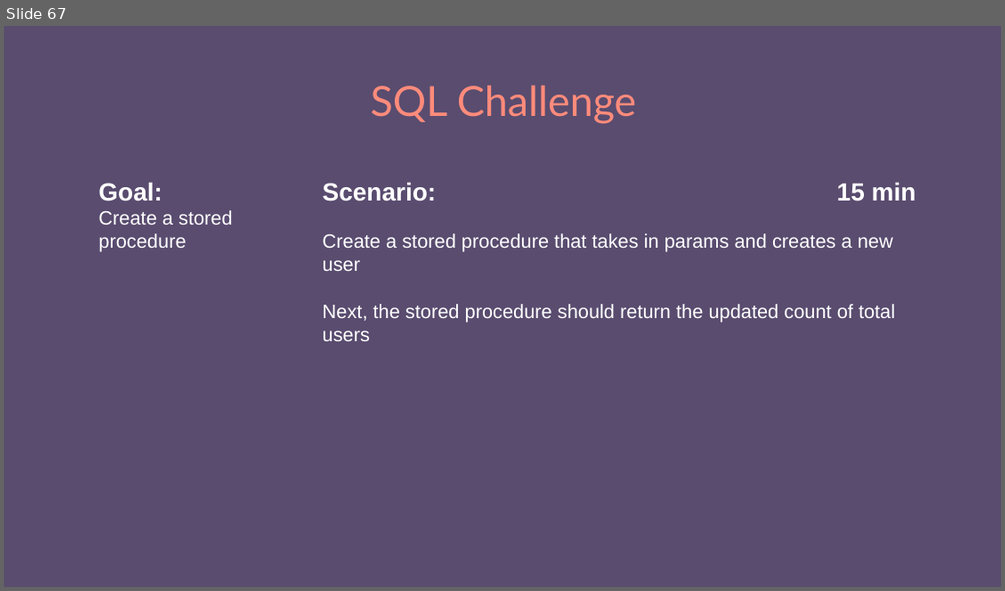
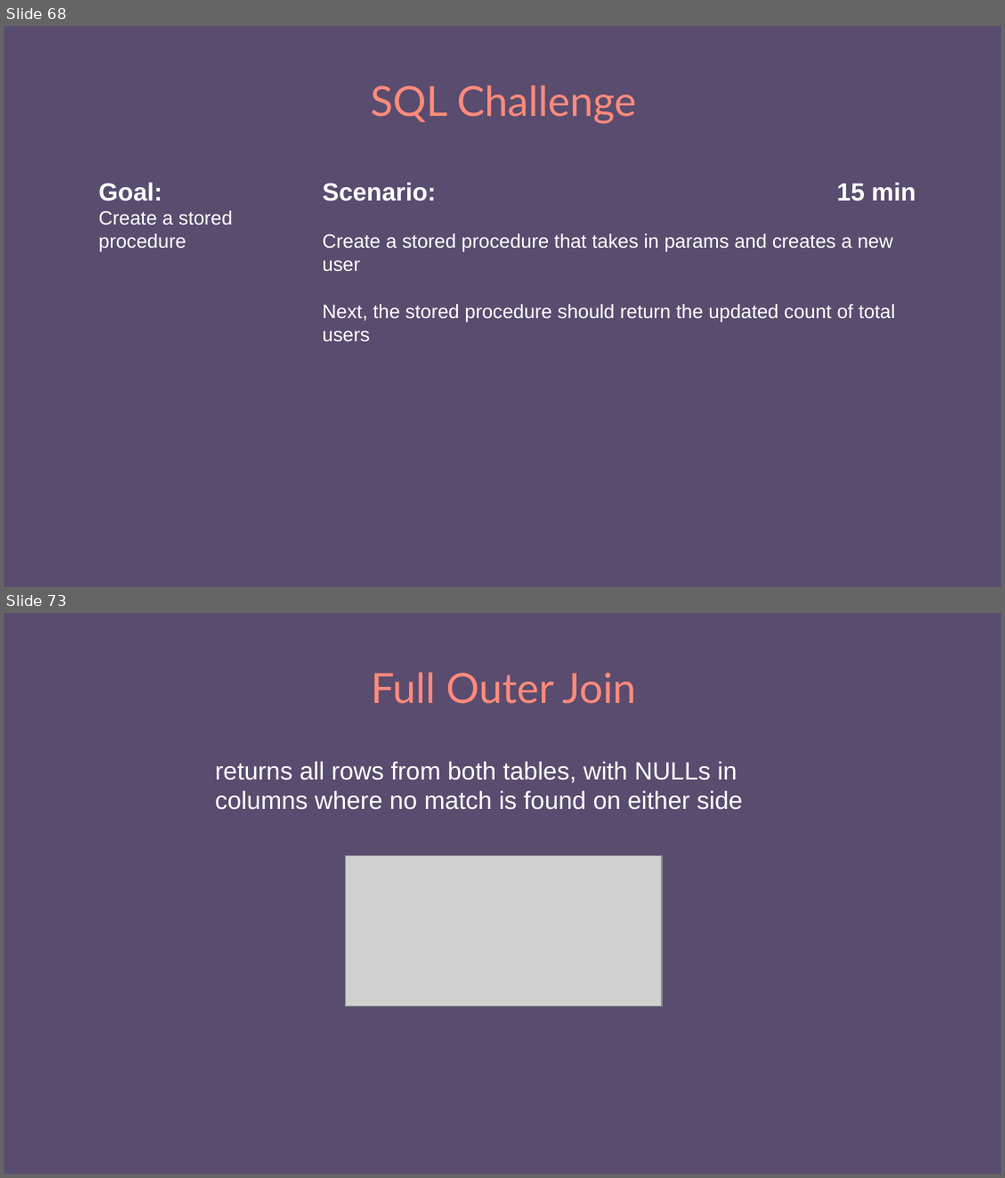
Before and after one commit to e-m-wilson/dotnet, a slide deck: Resources-Notes-Ppts/SQL/SQL_MSSQL.pptx. Shown one above the other, each under a label of ours: slide 67 before the commit, slides 68 and 73 after it; the slides between them are not shown. The pictures are 1005x591 and 1005x1178 pixels, drawn with LibreOffice and Linux fonts; fonts in the diff are those of the drawing; grey boxes stand for pictures. Boxes give left, top, right and bottom in pixels: in the first picture for what was removed or moved away, otherwise in the second. Text is boxed around its words. In the diff, an @@ line names an element or a change of style, - is before the commit and + after.

```diff
--- a/Resources-Notes-Ppts/SQL/SQL_MSSQL.pptx
+++ b/Resources-Notes-Ppts/SQL/SQL_MSSQL.pptx
@@ slide 73 added at (4,613,1001,1174), background #594C6F @@
@@ title added at (371,672,636,704), 30 pt, text #FF8B7B @@
+Full Outer Join
@@ text added at (215,761,742,810), 18 pt, text #FFFFFF @@
+returns all rows from both tables, with NULLs in columns where no match is found on either side
@@ picture added at (345,855,662,1005) @@
@@ what was slide 67 is now slide 68 @@
```
Also in this commit, not shown: 8 slides changed, 10 other slides added, 4 slides removed, 1 other file.
